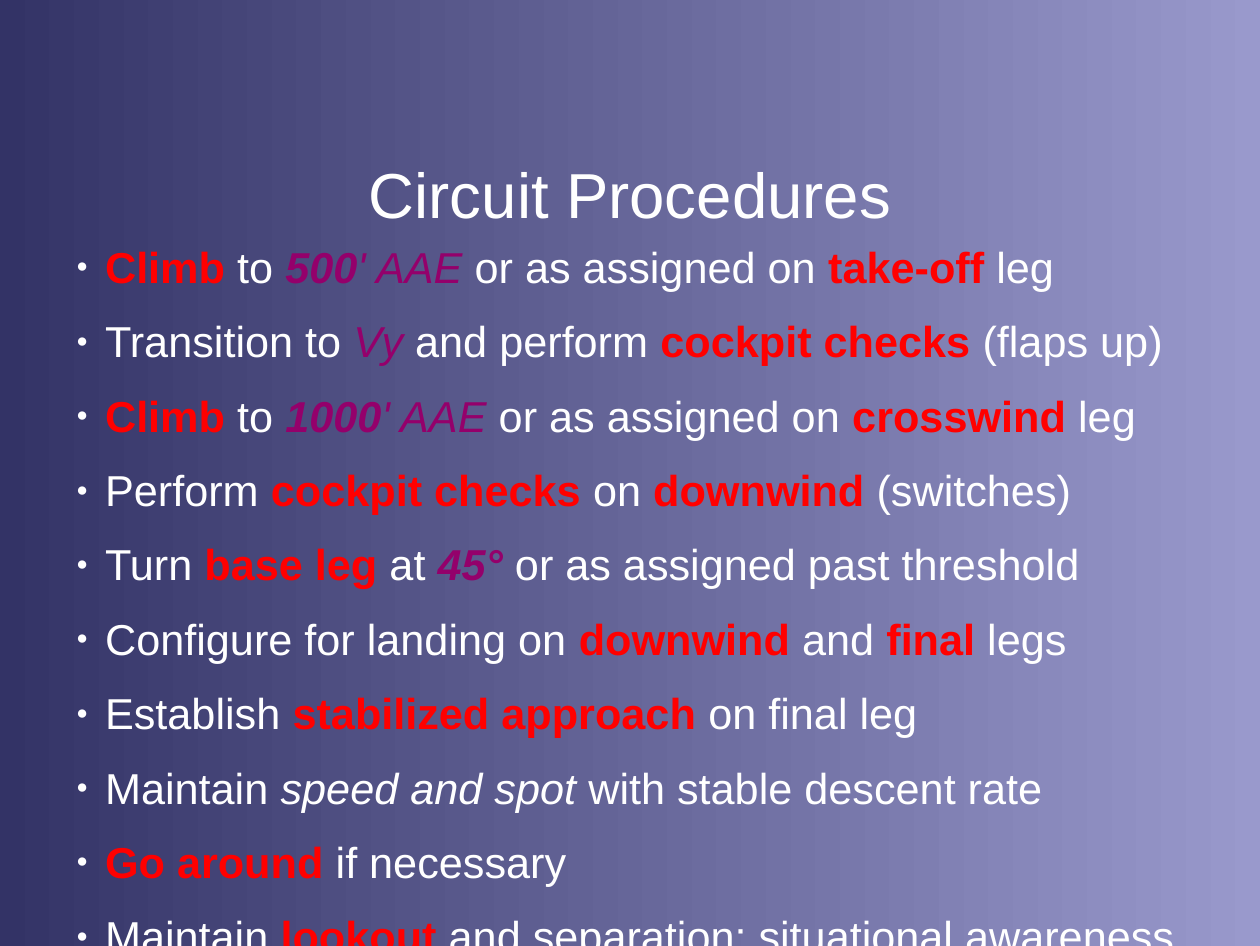
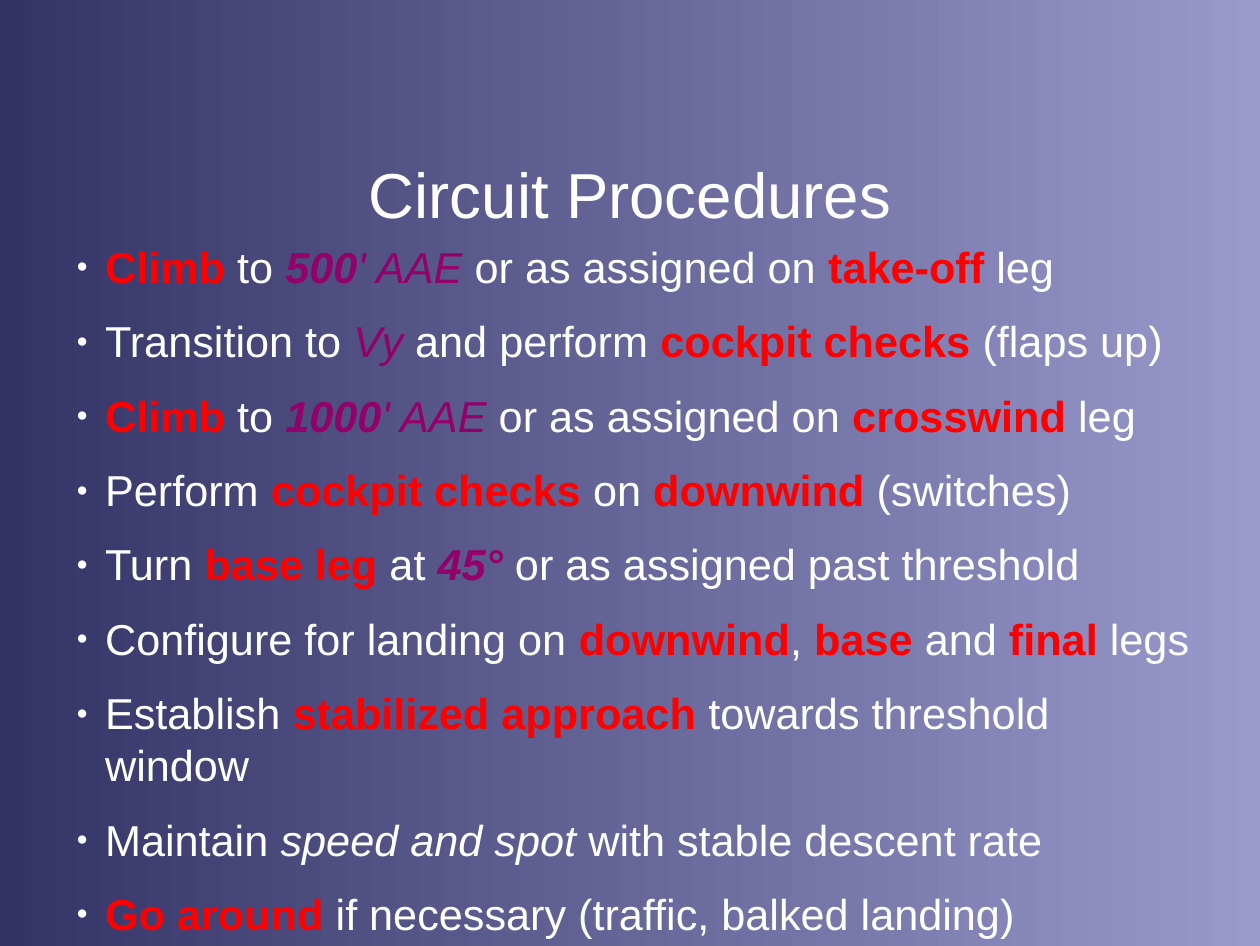
Before and after one commit to stephanheinemann/flight, a slide deck: slide 6 of FI/Circuits/Circuits.odp. Drawn at 1260x946 pixels with LibreOffice and Linux fonts; fonts in the diff are those of the drawing; background and template pictures are left out. Boxes give left, top, right and bottom in pixels: in the first picture for what was removed or moved away, otherwise in the second. Text is boxed around its words. In the diff, an @@ line names an element or a change of style, - is before the commit and + after.

Commit message:
extended circuit presentation

```diff
--- a/FI/Circuits/Circuits.odp
+++ b/FI/Circuits/Circuits.odp
@@ text at <box>105,623,1189,782</box>: text changed @@
-● Configure for landing on downwind and final legs
-● Establish stabilized approach on final leg
+● Configure for landing on downwind, base and final legs
+● Establish stabilized approach towards threshold window
@@ text at <box>105,898,1015,938</box>: text changed @@
-● Go around if necessary
+● Go around if necessary (traffic, balked landing)
```
Also in this commit, not shown: 1 other slide changed, 2 slides added, 6 other files.
